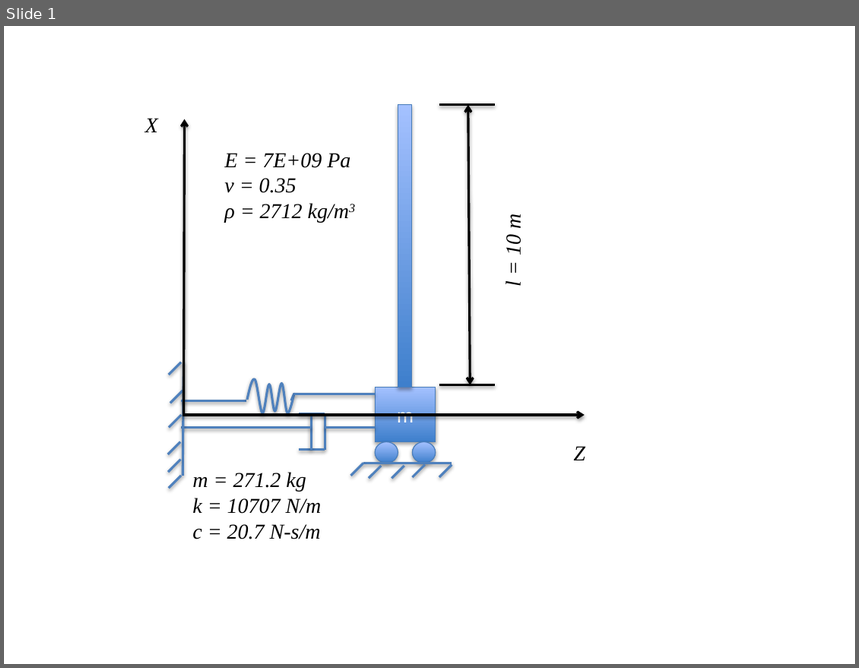
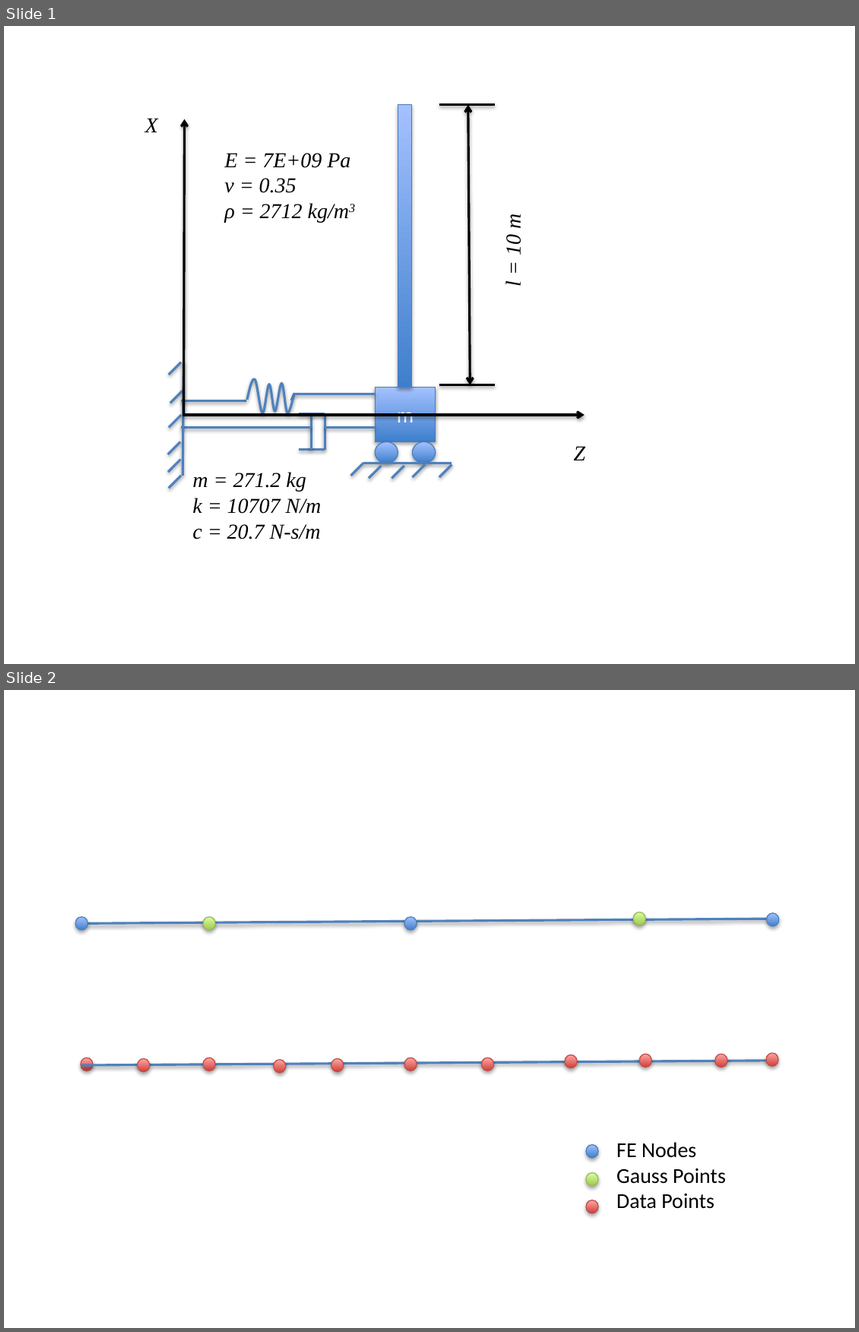
Before and after one commit to old-NWTC/BeamDyn, a slide deck: docs/2016_SDM/Presentation/EPSF/2016_Plot.pptx. Shown one above the other, each under a label of ours: slide 1 before the commit, slides 1 and 2 after it. The pictures are 859x668 and 859x1332 pixels, drawn with LibreOffice and Linux fonts; fonts in the diff are those of the drawing. Boxes give left, top, right and bottom in pixels: in the first picture for what was removed or moved away, otherwise in the second. Text is boxed around its words. In the diff, an @@ line names an element or a change of style, - is before the commit and + after.

```diff
--- a/docs/2016_SDM/Presentation/EPSF/2016_Plot.pptx
+++ b/docs/2016_SDM/Presentation/EPSF/2016_Plot.pptx
@@ slide 2 added at (x1=4, y1=690, x2=855, y2=1328), background #FFFFFF @@
@@ group added at (x1=75, y1=912, x2=778, y2=1214): 19 ellipses, 2 lines, 1 text @@
+FE Nodes
+Gauss Points
+Data Points
```
Also in this commit, not shown: 6 other files.
